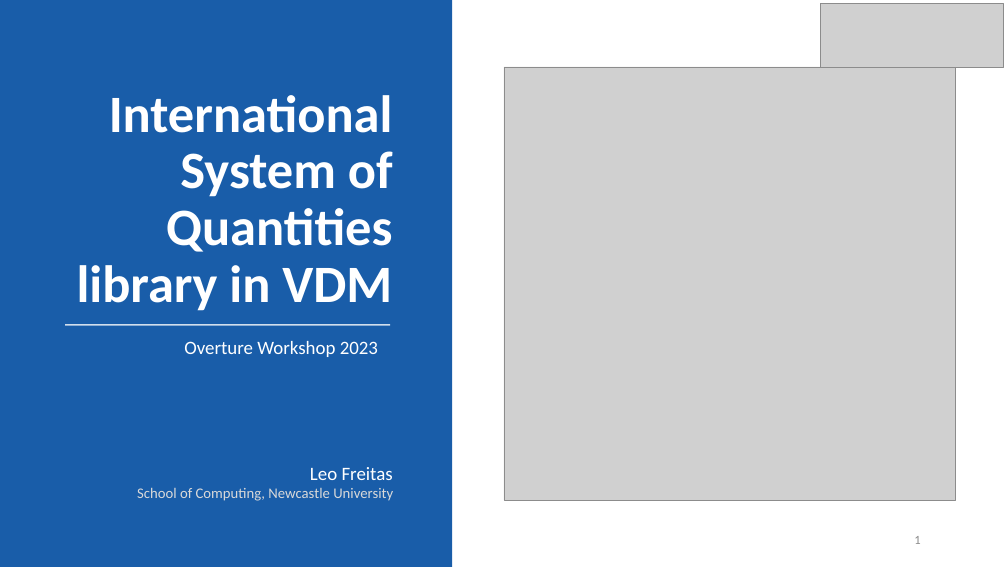
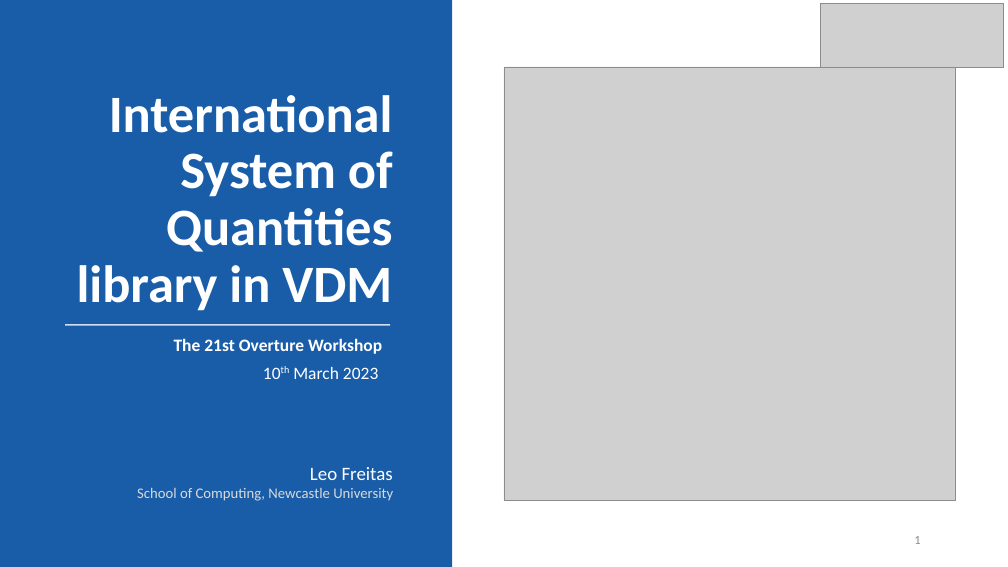
Before and after one commit to leouk/VDM_Toolkit, a slide deck: slide 1 of plugins/vdm2isa/pub/isq-lib/International System of Quantities library in VDM.pptx. Drawn at 1008x567 pixels with LibreOffice and Linux fonts; fonts in the diff are those of the drawing; grey boxes stand for pictures; background and template pictures are left out. Boxes give left, top, right and bottom in pixels: in the first picture for what was removed or moved away, otherwise in the second. Text is boxed around its words. In the diff, an @@ line names an element or a change of style, - is before the commit and + after.

Commit message:
More pptx updates

```diff
--- a/plugins/vdm2isa/pub/isq-lib/International System of Quantities library in VDM.pptx
+++ b/plugins/vdm2isa/pub/isq-lib/International System of Quantities library in VDM.pptx
@@ text at (174,338,382,379): text changed; size 18 to 16.6 pt; bold on @@
-Overture Workshop 2023
+The 21st Overture Workshop
+10th March 2023
```
